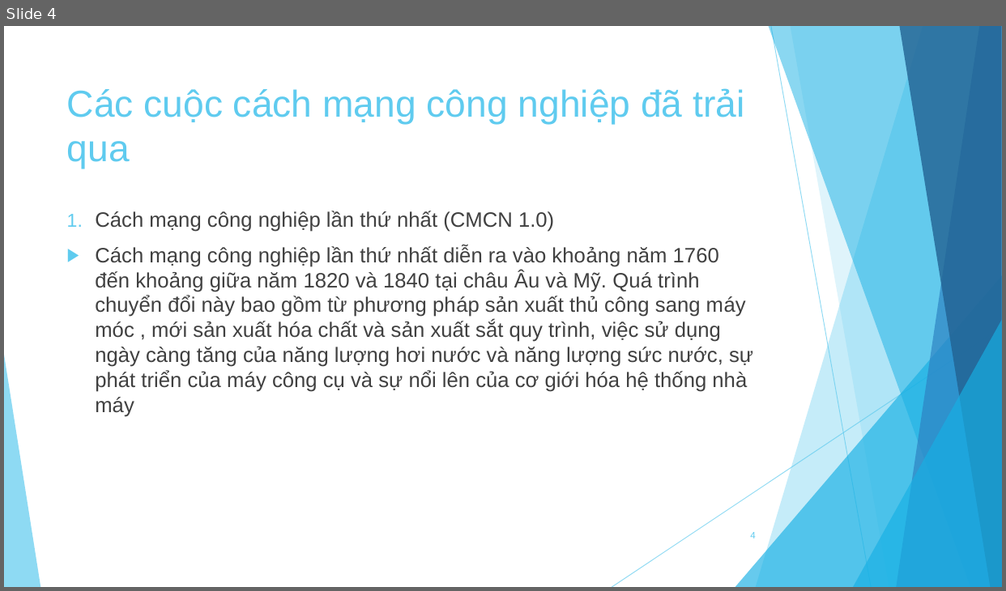
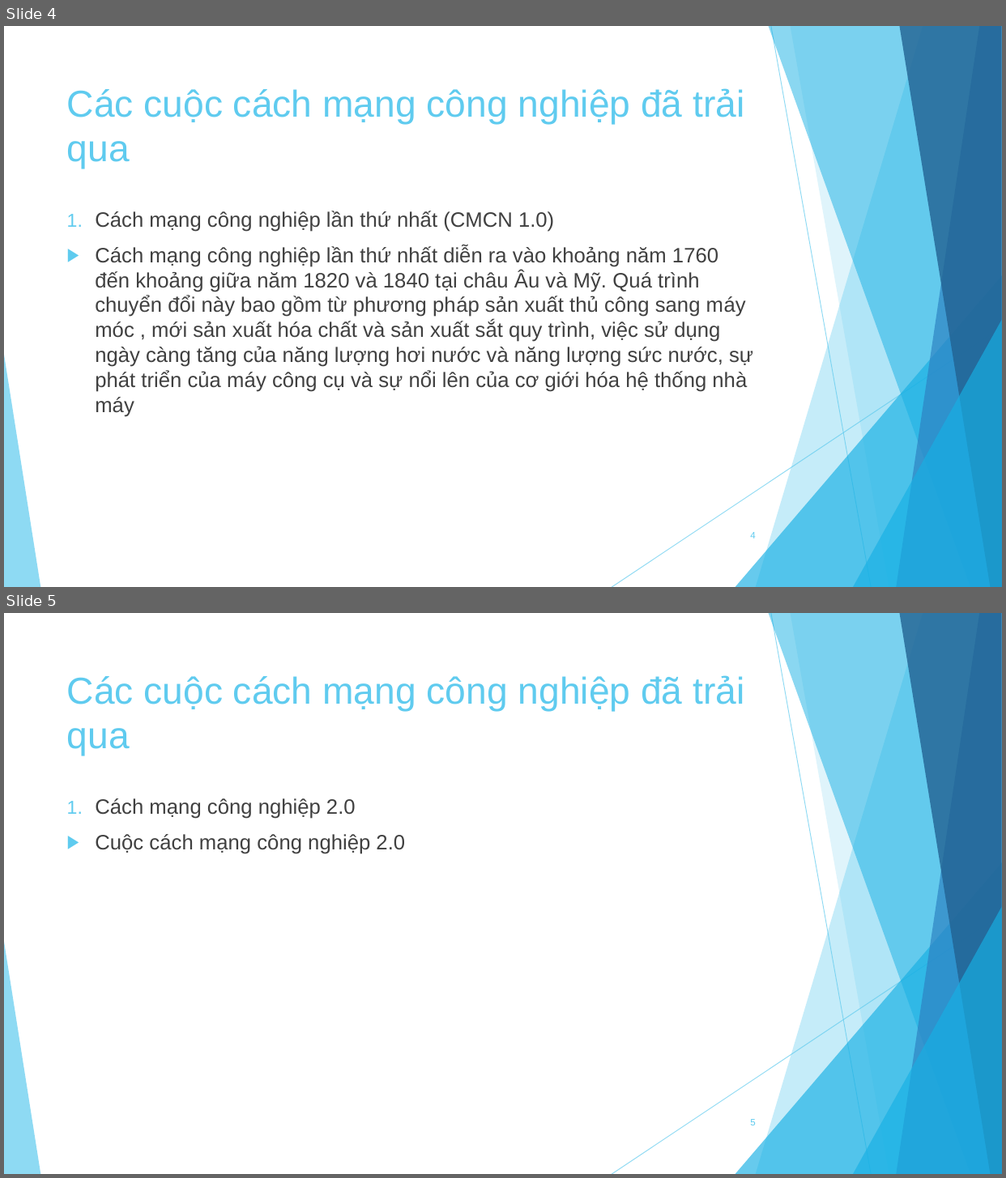
Before and after one commit to knst18ck2/KNST, a slide deck: Báo cáo.pptx. Shown one above the other, each under a label of ours: slide 4 before the commit, slides 4 and 5 after it. The pictures are 1006x591 and 1006x1178 pixels, drawn with LibreOffice and Linux fonts; fonts in the diff are those of the drawing. Boxes give left, top, right and bottom in pixels: in the first picture for what was removed or moved away, otherwise in the second. Text is boxed around its words. In the diff, an @@ line names an element or a change of style, - is before the commit and + after.

```diff
--- a/Báo cáo.pptx
+++ b/Báo cáo.pptx
@@ slide 5 added at box(4, 613, 1002, 1174), background #FFFFFF; not listed: 10 template elements that a slide beside it also shows @@
@@ title added at box(67, 675, 744, 756), 36 pt, text #5FCBEF @@
+Các cuộc cách mạng công nghiệp đã trải qua
@@ text added at box(95, 798, 405, 854), 20 pt, text #404040 @@
+1. Cách mạng công nghiệp 2.0
+▶ Cuộc cách mạng công nghiệp 2.0
@@ page number added at box(750, 1119, 755, 1126), 9 pt, text #5FCBEF @@
+5
```
Also in this commit, not shown: 2 slides changed.
